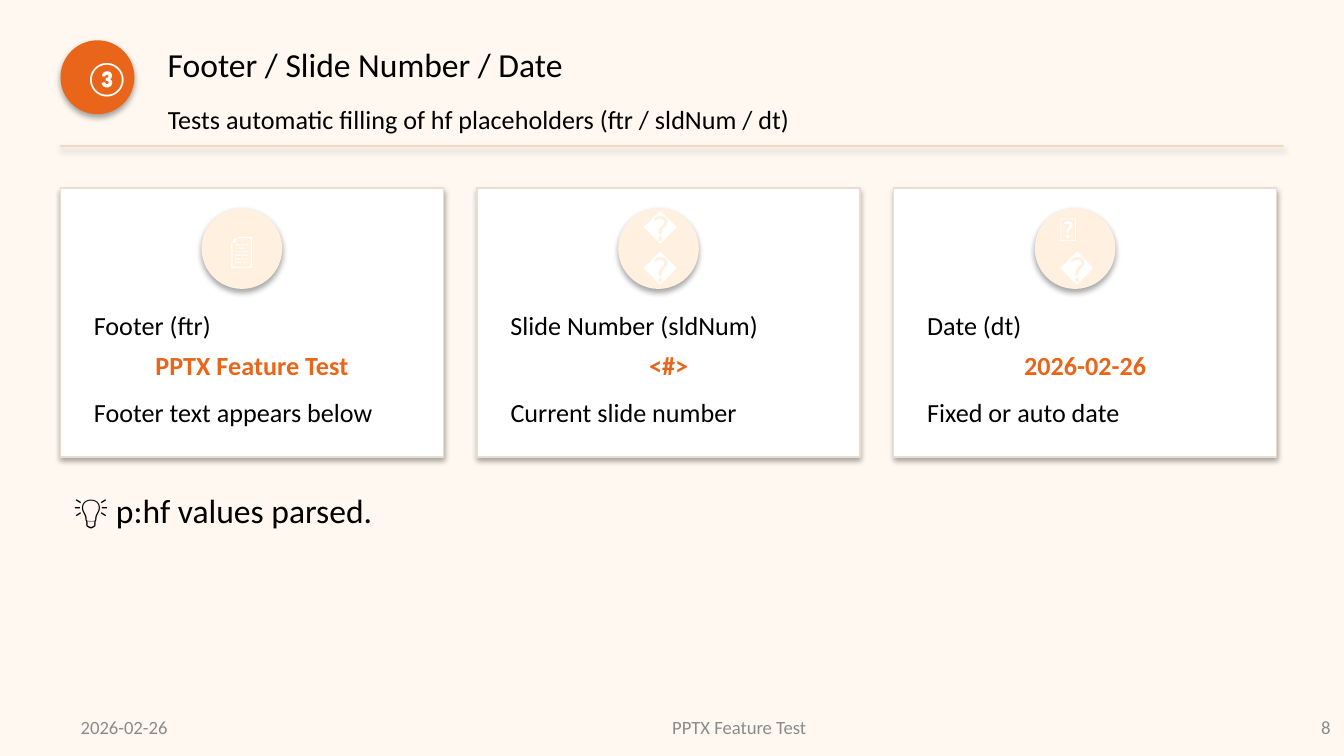
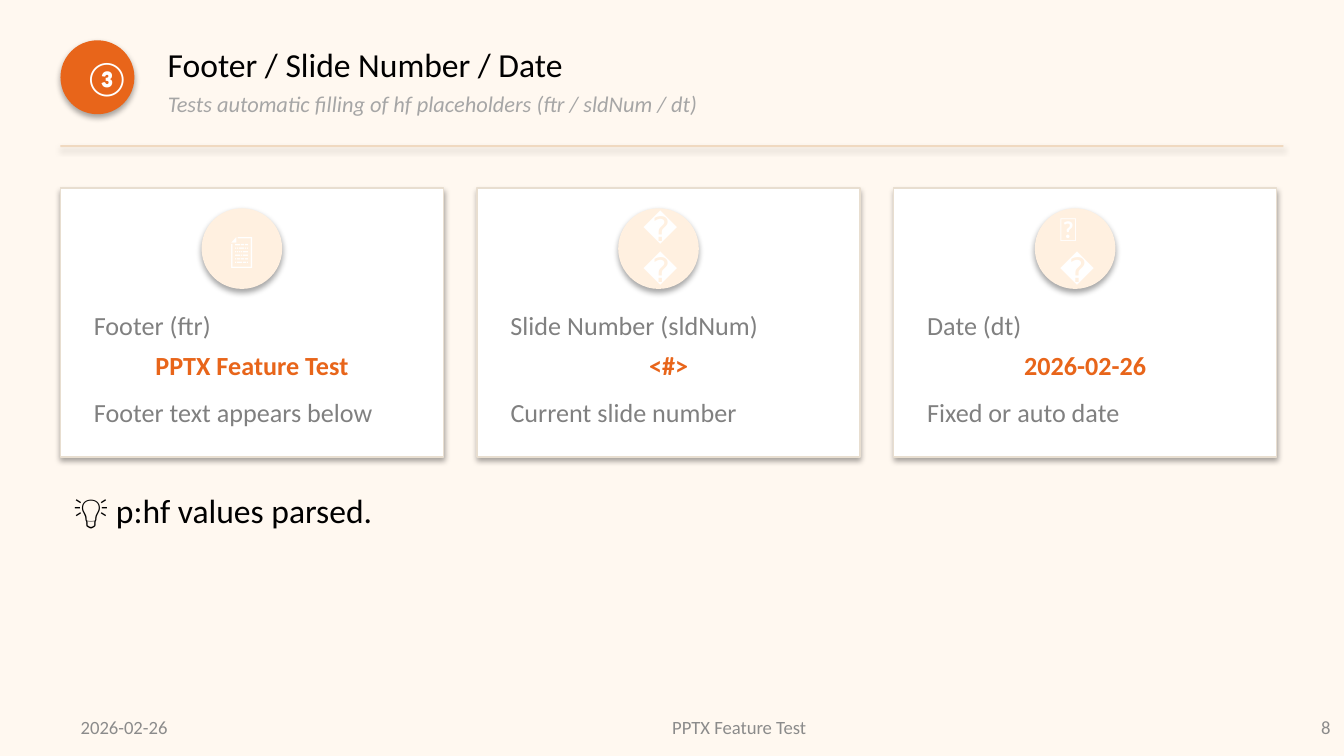
Before and after one commit to NingYuM/NingYuM.github.io, a slide deck: slide 8 of viewer-examples/samples/05-preview.pptx. Drawn at 1344x756 pixels with LibreOffice and Linux fonts; fonts in the diff are those of the drawing. Boxes give left, top, right and bottom in pixels: in the first picture for what was removed or moved away, otherwise in the second. Text is boxed around its words. In the diff, an @@ line names an element or a change of style, - is before the commit and + after.

```diff
--- a/viewer-examples/samples/05-preview.pptx
+++ b/viewer-examples/samples/05-preview.pptx
@@ text "Tests automatic filling of hf ..." moved from (x1=168, y1=110, x2=788, y2=134) to (x1=168, y1=96, x2=697, y2=116) @@
@@ text "Tests automatic filling of hf ..." at (x1=168, y1=96, x2=697, y2=116): size 14 to 12 pt, text colour #000000 to #A6A6A6, italic on @@
@@ text colour #000000 to #808080 in 6 elements at (x1=94, y1=316, x2=211, y2=338), (x1=94, y1=404, x2=372, y2=426), (x1=510, y1=316, x2=757, y2=339), (x1=511, y1=404, x2=736, y2=422), (x1=927, y1=316, x2=1021, y2=339), (x1=927, y1=404, x2=1120, y2=422) @@
```
Also in this commit, not shown: 5 other slides changed, 21 other files.
